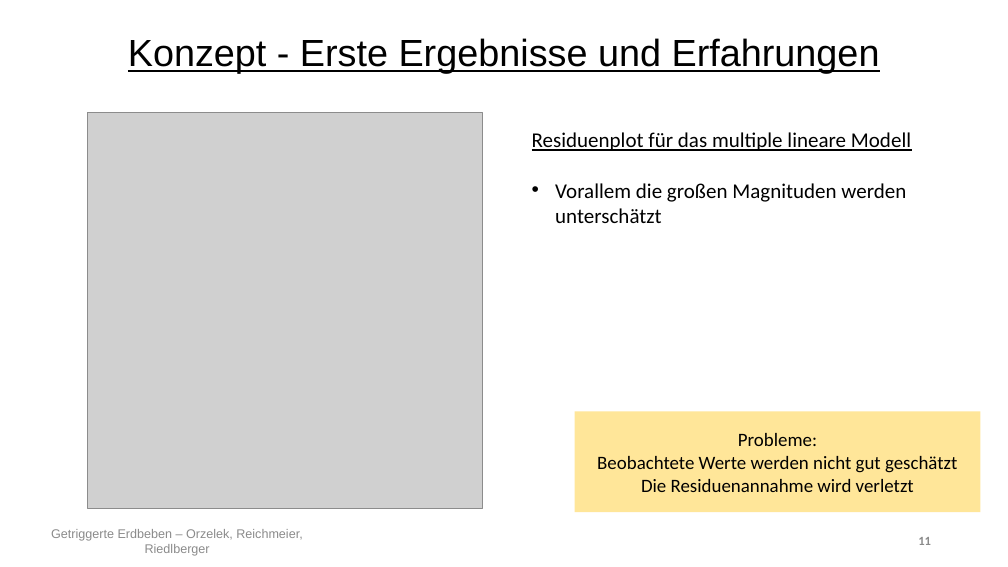
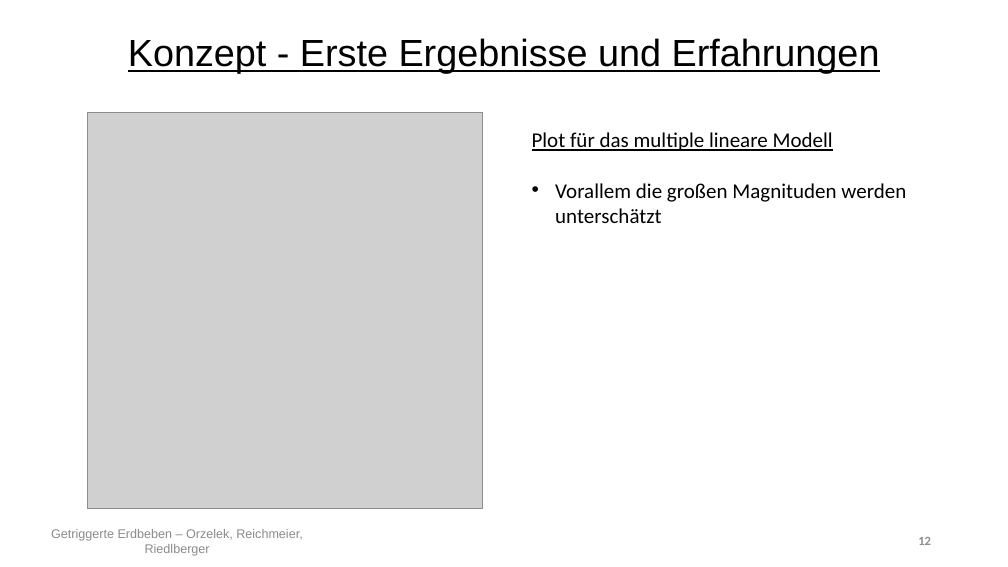
Before and after one commit to Kati77/Praktikum-Erdbeben, a slide deck: slide 12 of PP.pptx (slide 11 before the commit). Drawn at 1008x567 pixels with LibreOffice and Linux fonts; fonts in the diff are those of the drawing; grey boxes stand for pictures. Boxes give left, top, right and bottom in pixels: in the first picture for what was removed or moved away, otherwise in the second. Text is boxed around its words. In the diff, an @@ line names an element or a change of style, - is before the commit and + after.

```diff
--- a/PP.pptx
+++ b/PP.pptx
@@ text at [532,132,833,151]: text changed @@
-Residuenplot für das multiple lineare Modell
+Plot für das multiple lineare Modell
@@ rectangle removed at [575,411,981,512] @@
-Probleme:
-Beobachtete Werte werden nicht gut geschätzt
-Die Residuenannahme wird verletzt
```
Also in this commit, not shown: 11 other slides changed, 2 slides added.
